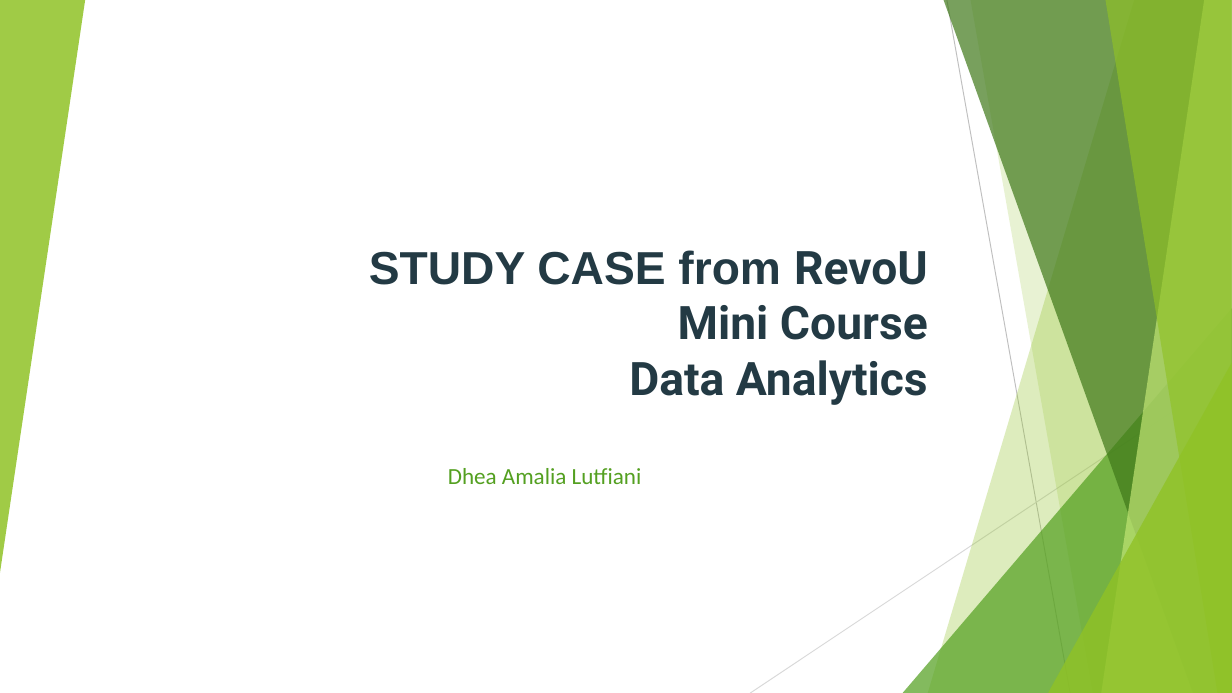
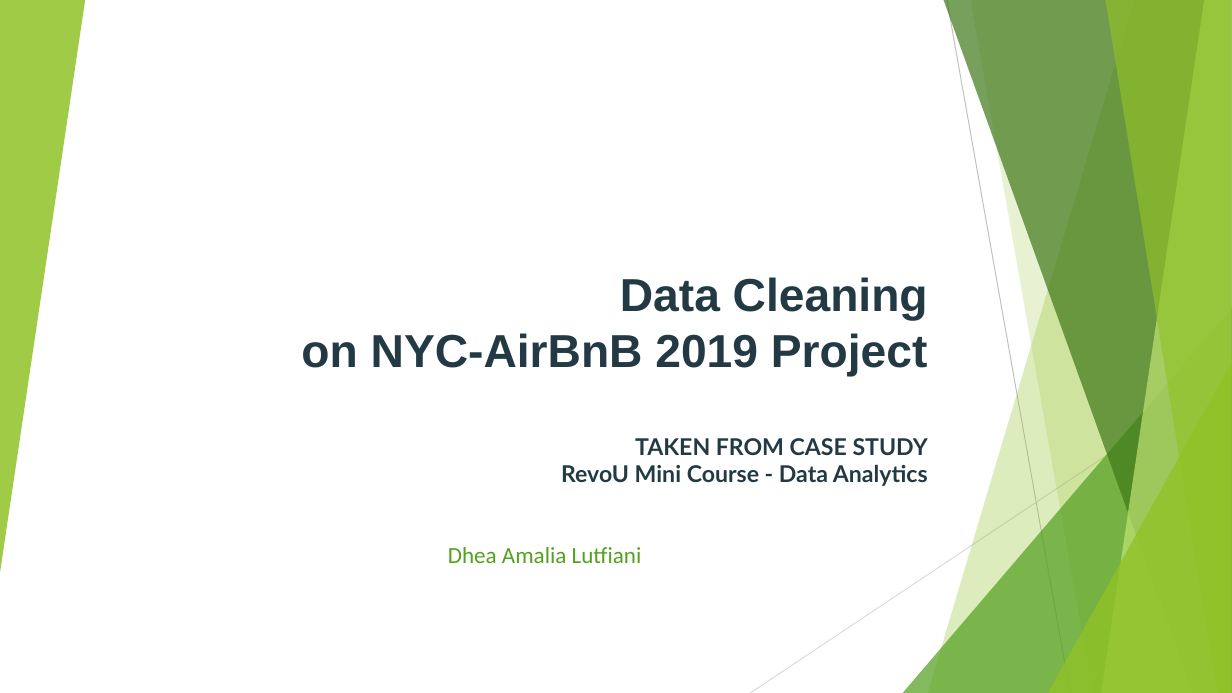
Before and after one commit to damalialutfiani/Assignment2-Data-Analytics-revou, a slide deck: slide 1 of ASSIGNMENT2.pptx. Drawn at 1232x693 pixels with LibreOffice and Linux fonts; fonts in the diff are those of the drawing. Boxes give left, top, right and bottom in pixels: in the first picture for what was removed or moved away, otherwise in the second. Text is boxed around its words. In the diff, an @@ line names an element or a change of style, - is before the commit and + after.

```diff
--- a/ASSIGNMENT2.pptx
+++ b/ASSIGNMENT2.pptx
@@ title at <box>301,277,928,486</box>: text changed; size 36 to 18 pt; font Roboto to Lato @@
-STUDY CASE from RevoU
-Mini Course
-Data Analytics
+Data Cleaning
+on NYC-AirBnB 2019 Project
+TAKEN FROM CASE STUDY
+RevoU Mini Course - Data Analytics
@@ subtitle "Dhea Amalia Lutfiani": place and size @@
-subtitle "Dhea Amalia Lutfiani" at <box>448,468,642,484</box>
+subtitle "Dhea Amalia Lutfiani" at <box>448,547,642,563</box>
```
Also in this commit, not shown: 1 other slide changed, 10 slides removed.
